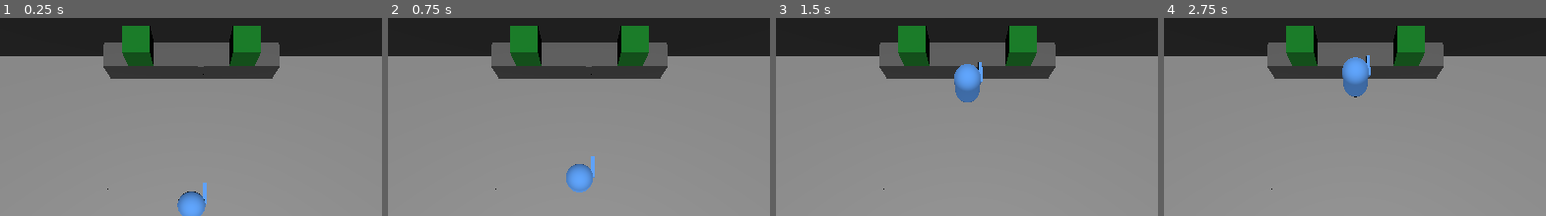
Above: before the commit, frames 1-4 (left to right).
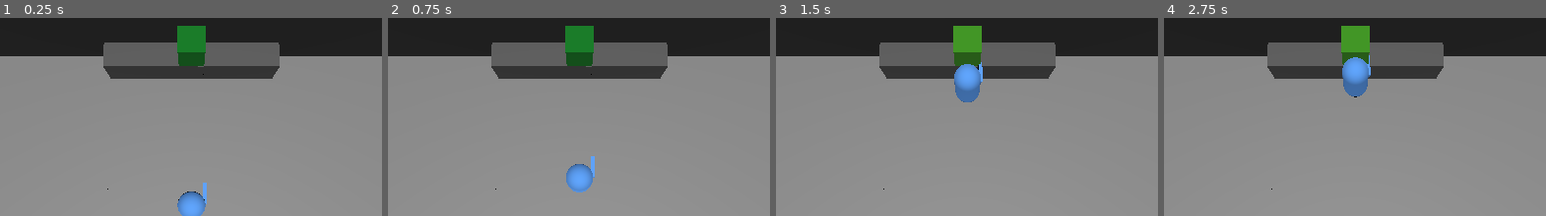
Above: after the commit, the same moments.

Repository: Tedward61194/Overcooked-In-SPAAAAACE
Game: Godot game, scene res://assets/scenes/levels/Sandbox.tscn
The game is run twice, just before and just after one commit, with the same random seed, the same clock (stepped at 60 frames per second) and the same inputs.
Inputs:
- Up to frame 1 (0.25 s): no input
- Up to frame 2 (0.75 s): tap Enter at 0.5 s; hold W (forward) from 0.53 s (still down)
- Up to frame 3 (1.5 s): keep holding W (forward)
- Up to frame 4 (2.75 s): keep holding W (forward); tap Space at 2 s
The pictures show only the part of the screen within x 23-73%, y 12-62%; the shares and areas given below are measured in that part.

The runs differ from the first frame. In frame 1, 4.6% of the frame differs, in the area x 31-69%, y 3-25%; in frame 2, 4.6%; in frame 3, 4.6%; in frame 4, 4.4%.

Commit message:
Refactored highlighting object player is looking at

Diff:
--- a/assets/materials/base/Green.tres
+++ b/assets/materials/base/Green.tres
@@ -1,4 +1,20 @@
-[gd_resource type="StandardMaterial3D" format=3 uid="uid://ceg46m6rb006y"]
+[gd_resource type="StandardMaterial3D" load_steps=3 format=3 uid="uid://ceg46m6rb006y"]
+
+[sub_resource type="Shader" id="Shader_0tiwc"]
+code = "shader_type spatial;
+uniform float strength;
+
+void fragment() {
+	ALBEDO = vec3(0.88, 1.0, 0.0);
+	ALPHA = strength;
+}
+"
+
+[sub_resource type="ShaderMaterial" id="ShaderMaterial_awou7"]
+render_priority = 0
+shader = SubResource("Shader_0tiwc")
+shader_parameter/strength = null
 
 [resource]
+next_pass = SubResource("ShaderMaterial_awou7")
 albedo_color = Color(0, 0.48, 0.12, 1)
--- a/assets/scenes/levels/Sandbox.tscn
+++ b/assets/scenes/levels/Sandbox.tscn
@@ -6,28 +6,6 @@
 [ext_resource type="PackedScene" uid="uid://cvnebub80be8t" path="res://assets/scenes/prototype_blocks/MedGrayCube.tscn" id="4_gnr4w"]
 [ext_resource type="PackedScene" uid="uid://cnjymyv1btuqo" path="res://assets/scenes/prototype_blocks/GreenCube.tscn" id="5_3e2fo"]
 
-[sub_resource type="Shader" id="Shader_l6rhr"]
-code = "shader_type spatial;
-uniform float strength;
-
-void fragment() {
-	ALBEDO = vec3(0.88, 1.0, 0.0);
-	ALPHA = strength;
-}
-"
-
-[sub_resource type="ShaderMaterial" id="ShaderMaterial_mrfjw"]
-render_priority = 0
-shader = SubResource("Shader_l6rhr")
-shader_parameter/strength = null
-
-[sub_resource type="StandardMaterial3D" id="StandardMaterial3D_fa05i"]
-next_pass = SubResource("ShaderMaterial_mrfjw")
-albedo_color = Color(0, 0.48, 0.12, 1)
-
-[sub_resource type="BoxMesh" id="BoxMesh_36fp7"]
-material = SubResource("StandardMaterial3D_fa05i")
-
 [node name="Node3d" type="Node3D"]
 
 [node name="Camera3d" type="Camera3D" parent="."]
@@ -1480,15 +1458,7 @@
 transform = Transform3D(1, 0, 0, 0, 1, 0, 0, 0, 1, 10, 0, 2)
 
 [node name="Interactables" type="Node3D" parent="."]
-transform = Transform3D(1, 0, 0, 0, 1, 0, 0, 0, 1, 0, 0.5, 0)
+transform = Transform3D(1, 0, 0, 0, 1, 0, 0, 0, 1, 0, 1.5, 0)
 
 [node name="GreenCube" parent="Interactables" instance=ExtResource("5_3e2fo")]
-transform = Transform3D(1, 0, 0, 0, 1, 0, 0, 0, 1, -2, 1, -6)
-
-[node name="GreenCube2" parent="Interactables" instance=ExtResource("5_3e2fo")]
-transform = Transform3D(1, 0, 0, 0, 1, 0, 0, 0, 1, 2, 1, -6)
-
-[node name="MeshInstance" parent="Interactables/GreenCube2" index="1"]
-mesh = SubResource("BoxMesh_36fp7")
-
-[editable path="Interactables/GreenCube2"]
+transform = Transform3D(1, 0, 0, 0, 1, 0, 0, 0, 1, 0, 0, -6)
--- a/assets/scenes/player/PlayerReachCast.gd
+++ b/assets/scenes/player/PlayerReachCast.gd
@@ -6,24 +6,10 @@
 func _process(delta):
 	var col = get_collider()
 
-#	if col:
-#		if col is GridMap:
-#			looking_at = get_grid_map_target(col)w
-#		else:
-#			pass
-
-	if col != looking_at: # Looking at something new
-		if col != null and "targeted" in col:
-			col.targeted = true
-		if looking_at != null and "targeted" in looking_at:
-			looking_at.targeted = false
+	if col != looking_at:
+		if col and col.mesh and "targeted" in col.mesh:
+			col.mesh.targeted = true
+		if looking_at != null and looking_at.mesh and "targeted" in looking_at.mesh:
+			looking_at.mesh.targeted = false
 
 		looking_at = col
-
-func get_grid_map_target(gridmap : GridMap) -> Node3D:
-	var pos : Vector3 = gridmap.world_to_map(gridmap.position)
-	var index = gridmap.get_cell_item(pos)
-	var type_name = str(gridmap.mesh_library.get_item_name(index))
-	return gridmap#(index) # return correct value
-	# TODO: Decide if I want to move away from gridmap
-	#https://godotengine.org/qa/63759/how-to-access-mesh-instance-specific-location-from-gridmap
--- a/assets/scenes/prototype_blocks/GreenCube.tscn
+++ b/assets/scenes/prototype_blocks/GreenCube.tscn
@@ -1,30 +1,13 @@
-[gd_scene load_steps=7 format=3 uid="uid://cnjymyv1btuqo"]
+[gd_scene load_steps=6 format=3 uid="uid://cnjymyv1btuqo"]
 
 [ext_resource type="Script" path="res://assets/scripts/GreenCube.gd" id="1_flya1"]
+[ext_resource type="Script" path="res://assets/scripts/Highlightable.gd" id="2_4c7fy"]
+[ext_resource type="Material" uid="uid://ceg46m6rb006y" path="res://assets/materials/base/Green.tres" id="2_6knrd"]
 
 [sub_resource type="BoxShape3D" id="BoxShape3D_lvmlj"]
 
-[sub_resource type="Shader" id="Shader_mteyn"]
-code = "shader_type spatial;
-uniform float strength;
-
-void fragment() {
-	ALBEDO = vec3(0.88, 1.0, 0.0);
-	ALPHA = strength;
-}
-"
-
-[sub_resource type="ShaderMaterial" id="ShaderMaterial_kq81i"]
-render_priority = 0
-shader = SubResource("Shader_mteyn")
-shader_parameter/strength = null
-
-[sub_resource type="StandardMaterial3D" id="StandardMaterial3D_14bij"]
-next_pass = SubResource("ShaderMaterial_kq81i")
-albedo_color = Color(0, 0.48, 0.12, 1)
-
-[sub_resource type="BoxMesh" id="BoxMesh_legvd"]
-material = SubResource("StandardMaterial3D_14bij")
+[sub_resource type="BoxMesh" id="BoxMesh_tal8h"]
+material = ExtResource("2_6knrd")
 
 [node name="GreenCube" type="StaticBody3D"]
 collision_layer = 5
@@ -34,5 +17,6 @@
 [node name="CollisionShape3d" type="CollisionShape3D" parent="."]
 shape = SubResource("BoxShape3D_lvmlj")
 
-[node name="MeshInstance" type="MeshInstance3D" parent="."]
-mesh = SubResource("BoxMesh_legvd")
+[node name="Highlightable" type="MeshInstance3D" parent="."]
+mesh = SubResource("BoxMesh_tal8h")
+script = ExtResource("2_4c7fy")
--- a/assets/scripts/GreenCube.gd
+++ b/assets/scripts/GreenCube.gd
@@ -1,15 +1,16 @@
 extends StaticBody3D
 
-@onready var shader : ShaderMaterial = $MeshInstance.mesh.material.next_pass
+#@onready var shader : ShaderMaterial = $MeshInstance.mesh.material.next_pass
+@onready var mesh : Highlightable = $Highlightable
 
-@export var targeted := false:
-	get:
-		return targeted
-	set(val):
-		targeted = val
-		if targeted:
-			# TODO: activate interact_shader
-			shader.set_shader_parameter("strength", 0.2)
-		else:
-			#TODO: deactivate interact_shader
-			shader.set_shader_parameter("strength", 0.0)
+#@export var targeted := false:
+#	get:
+#		return targeted
+#	set(val):
+#		targeted = val
+#		if targeted:
+#			# TODO: activate interact_shader
+#			shader.set_shader_parameter("strength", 0.2)
+#		else:
+#			#TODO: deactivate interact_shader
+#			shader.set_shader_parameter("strength", 0.0)
--- a/assets/scripts/Targatable.gd
+++ b/assets/scripts/Highlightable.gd
@@ -1,4 +1,4 @@
-class_name Targetable extends MeshInstance3D
+class_name Highlightable extends MeshInstance3D
 
 @onready var shader = self.mesh.material.next_pass
 
@@ -9,7 +9,7 @@
 		targeted = val
 		if targeted:
 			# TODO: activate interact_shader
-			shader.set_shader_param("strength", 0.2)
+			shader.set_shader_parameter("strength", 0.2)
 		else:
 			#TODO: deactivate interact_shader
-			shader.set_shader_param("strength", 0.0)
+			shader.set_shader_parameter("strength", 0.0)
--- a/project.godot
+++ b/project.godot
@@ -10,12 +10,12 @@
 
 _global_script_classes=[{
 "base": "MeshInstance3D",
-"class": &"Targetable",
+"class": &"Highlightable",
 "language": &"GDScript",
-"path": "res://assets/scripts/Targatable.gd"
+"path": "res://assets/scripts/Highlightable.gd"
 }]
 _global_script_class_icons={
-"Targetable": ""
+"Highlightable": ""
 }
 
 [application]
Not shown: 1 places in assets/scenes/levels/Sandbox.tscn that only renumber resources
